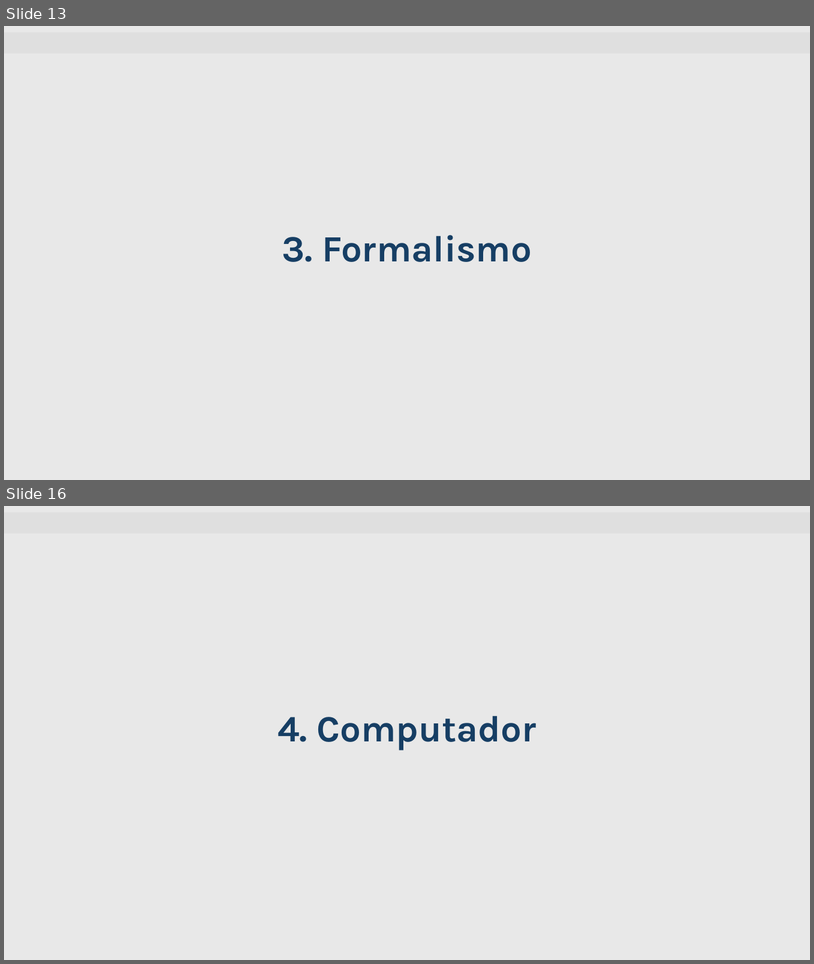
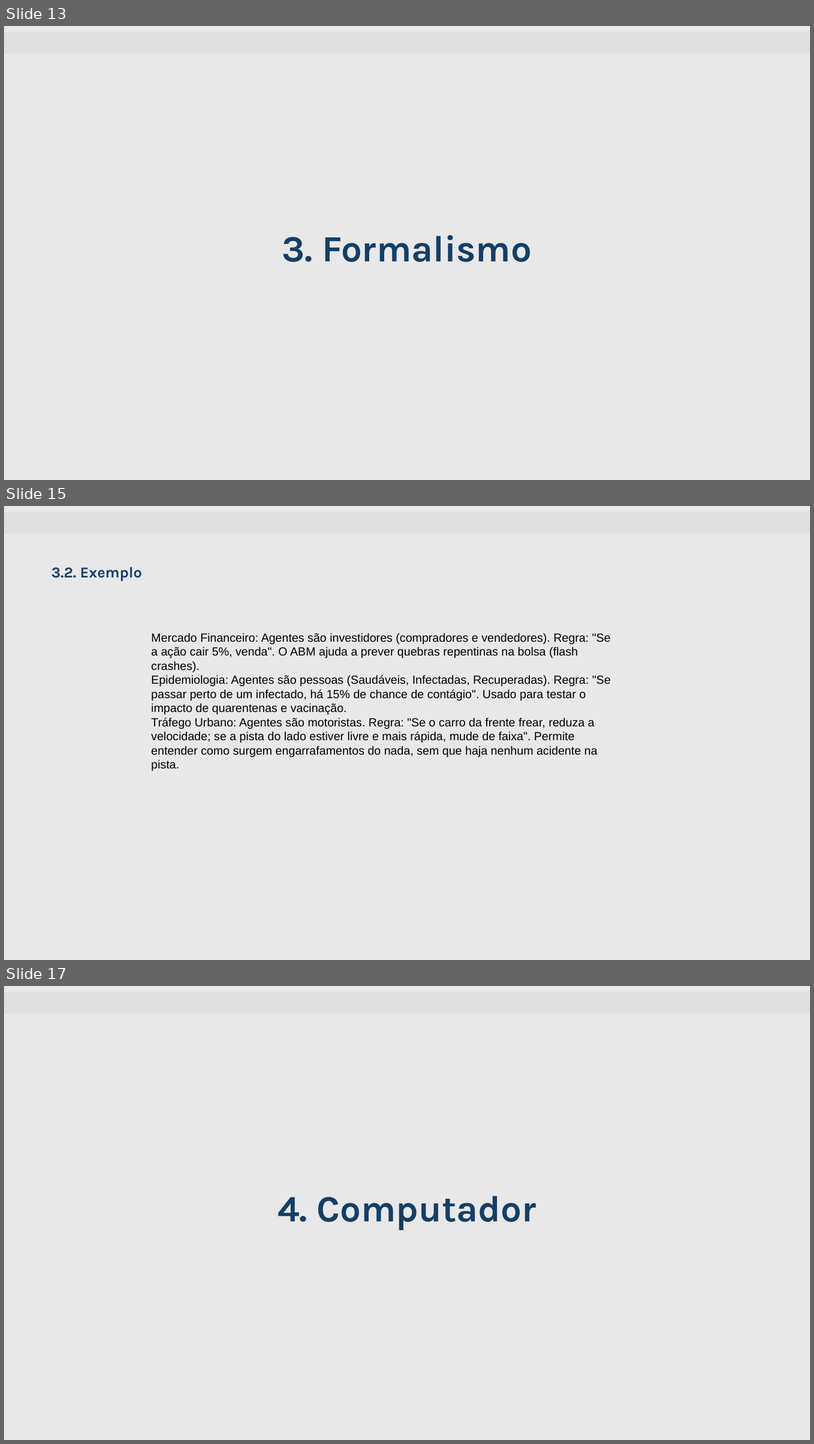
Before and after one commit to mattedi/Simulacao-2026, a slide deck: GuilhermeBackLucasFritzke/Template_Semnario_Grupo_Guilherme_Lucas_V5.pptx. Shown one above the other, each under a label of ours: slides 13 and 16 before the commit, slides 13, 15 and 17 after it; the slides between them are not shown. The pictures are 814x964 and 814x1444 pixels, drawn with LibreOffice and Linux fonts; fonts in the diff are those of the drawing; background and template pictures are left out. Boxes give left, top, right and bottom in pixels: in the first picture for what was removed or moved away, otherwise in the second. Text is boxed around its words. In the diff, an @@ line names an element or a change of style, - is before the commit and + after.

```diff
--- a/GuilhermeBackLucasFritzke/Template_Semnario_Grupo_Guilherme_Lucas_V5.pptx
+++ b/GuilhermeBackLucasFritzke/Template_Semnario_Grupo_Guilherme_Lucas_V5.pptx
@@ slide 15 added at box(4, 506, 810, 960), background #E8E8E8; not listed: 1 template element that a slide beside it also shows @@
@@ text added at box(51, 567, 142, 581), 18 pt, text #163E64, bold @@
+3.2. Exemplo
@@ text added at box(151, 633, 611, 771), 14 pt, text #000000 @@
+Mercado Financeiro: Agentes são investidores (compradores e vendedores). Regra: "Se a ação cair 5%, venda". O ABM ajuda a prever quebras repentinas na bolsa (flash crashes).
+Epidemiologia: Agentes são pessoas (Saudáveis, Infectadas, Recuperadas). Regra: "Se passar perto de um infectado, há 15% de chance de contágio". Usado para testar o impacto de quarentenas e vacinação.
+Tráfego Urbano: Agentes são motoristas. Regra: "Se o carro da frente frear, reduza a velocidade; se a pista do lado estiver livre e mais rápida, mude de faixa". Permite entender como surgem engarrafamentos do nada, sem que haja nenhum acidente na pista.
@@ what was slide 16 is now slide 17 @@
```
Also in this commit, not shown: 2 slides changed, 2 other slides added, 1 slide removed, 1 other file.
